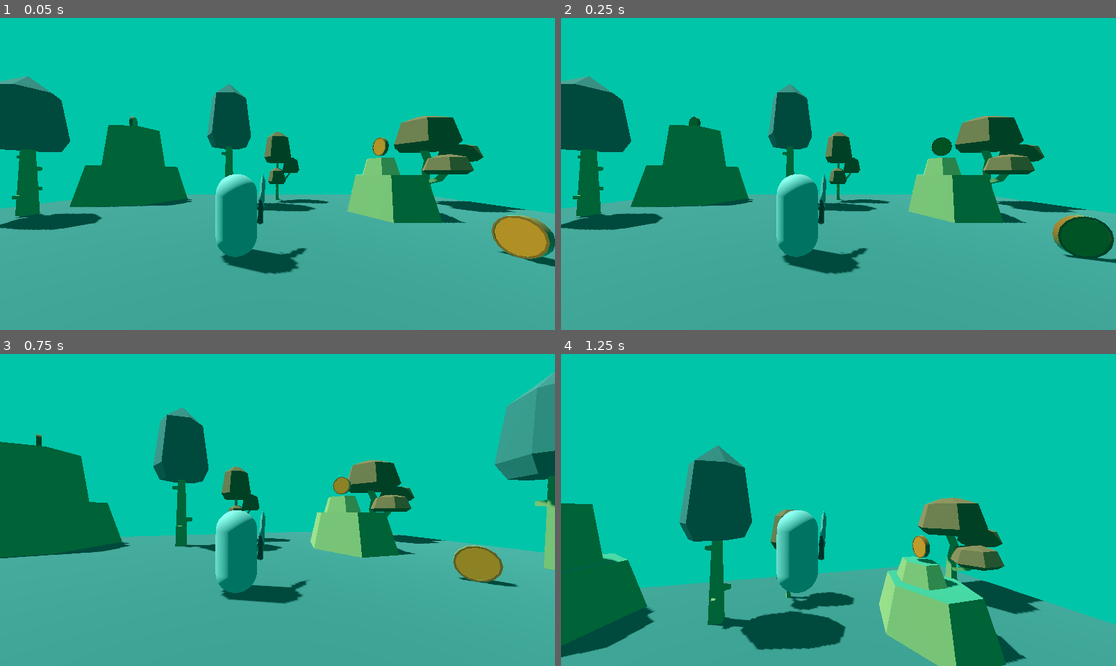
Above: before the commit, frames 1-4 (two rows, left to right).
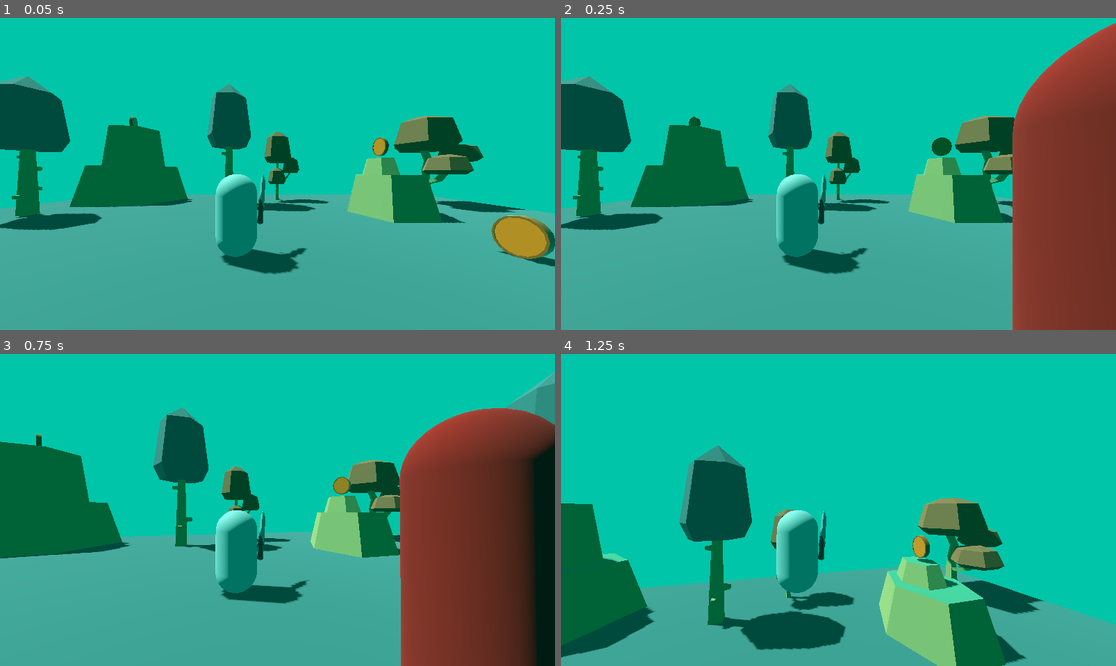
Above: after the commit, the same moments.

Repository: TheJohanLab/Godot3DRPG
Game: Godot game, scene res://main_scene.tscn
Same seed, same stepped clock (60 frames per second), same inputs: the game is played once before the commit and once after it.
Inputs (mouse positions are in pixels of both pictures, inside the frame that each line leads up to):
- Up to frame 1 (0.05 s): no input
- Up to frame 2 (0.25 s): no input
- Up to frame 3 (0.75 s): move the mouse to (305, 510) at 0.52 s; hold Z (move_forward) from 0.53 s (still down)
- Up to frame 4 (1.25 s): keep holding Z (move_forward); tap Space (jump) at 0.77 s

Frame 1 is identical in both runs. In frame 2, 16% of the frame differs, in the area x 81-100%, y 1-100%; in frame 3, 22%, in the area x 71-100%, y 17-100%; in frame 4, nothing differs.

Commit message:
Add enemy

Diff:
--- /dev/null
+++ b/enemy.gd
@@ -0,0 +1,50 @@
+extends CharacterBody3D
+
+var currHp : int = 3
+var maxHp : int = 3
+
+var damage: int = 1
+var attackDist : float = 1.5
+var attackRate: float = 1.0
+
+var moveSpeed: float = 2.5
+
+var vel : Vector3 = Vector3()
+
+@onready var timer = get_node("Timer")
+@onready var player = get_node("/root/MainScene/Player")
+
+func _ready():
+	#set the timer wait time
+	timer.wait_time = attackRate
+	timer.start()
+
+
+func _physics_process(delta):
+	#distance to player
+	var dist = position.distance_to(player.position)
+
+	#chase after the player, if we're outside of the attack
+	if dist > attackDist:
+		#direction between us and the player
+		var dir = (player.position - position).normalized()
+		vel.x = dir.x * moveSpeed
+		vel.y = 0
+		vel.z = dir.z * moveSpeed
+
+		#move towards the player
+		velocity = vel
+		move_and_slide()
+
+#called every "attackRate" seconds
+func _on_timer_timeout():
+	if position.distance_to(player.position) <= attackDist:
+		player.takeDamage(damage)
+
+func takeDamage( damageToTake):
+	currHp -= damageToTake
+	if currHp <= 0:
+		die()
+
+func die():
+	queue_free()
--- /dev/null
+++ b/enemy.tscn
@@ -0,0 +1,27 @@
+[gd_scene load_steps=5 format=3 uid="uid://c8ksp1s2mfnr2"]
+
+[ext_resource type="Script" path="res://enemy.gd" id="1_7pi6c"]
+
+[sub_resource type="StandardMaterial3D" id="StandardMaterial3D_crebl"]
+albedo_color = Color(0.647059, 0.0666667, 0, 1)
+
+[sub_resource type="CapsuleMesh" id="CapsuleMesh_8m3q3"]
+material = SubResource("StandardMaterial3D_crebl")
+height = 3.0
+
+[sub_resource type="CapsuleShape3D" id="CapsuleShape3D_43lor"]
+
+[node name="Enemy" type="CharacterBody3D"]
+script = ExtResource("1_7pi6c")
+
+[node name="Model" type="MeshInstance3D" parent="."]
+transform = Transform3D(1, 0, 0, 0, 1, 0, 0, 0, 1, 0, 1.25, 0)
+mesh = SubResource("CapsuleMesh_8m3q3")
+
+[node name="CollisionShape3D" type="CollisionShape3D" parent="."]
+transform = Transform3D(1, 0, 0, 0, 1, 0, 0, 0, 1, 0, 1.25, 0)
+shape = SubResource("CapsuleShape3D_43lor")
+
+[node name="Timer" type="Timer" parent="."]
+
+[connection signal="timeout" from="Timer" to="." method="_on_timer_timeout"]
--- a/goldCoin.gd
+++ b/goldCoin.gd
@@ -11,6 +11,6 @@
 func _on_body_entered(body):
 
 	if body.name == "Player":
-		body.give_gold(goldToGive)
+		body.giveGold(goldToGive)
 		#Delete the node from the scene
 		queue_free()
--- a/main_scene.tscn
+++ b/main_scene.tscn
@@ -9,6 +9,7 @@
 [ext_resource type="Shader" path="res://skyShader.gdshader" id="7_cafvc"]
 [ext_resource type="PackedScene" uid="uid://dhqlkkqai6lw4" path="res://player.tscn" id="8_qtub0"]
 [ext_resource type="PackedScene" uid="uid://bbh0pm3ce11eu" path="res://gold_coin.tscn" id="9_c4fgm"]
+[ext_resource type="PackedScene" uid="uid://c8ksp1s2mfnr2" path="res://enemy.tscn" id="10_e7waf"]
 
 [sub_resource type="ConcavePolygonShape3D" id="ConcavePolygonShape3D_454yf"]
 data = PackedVector3Array(0, 0, 0, 3, 0.3, 0, 3, 0, 0, 3, 0.3, 0, 0, 0, 0, 0, 0.3, 0, 0, 0.3, -3, 3, 0.3, 0, 0, 0.3, 0, …(284 unchanged characters)…
@@ -256,3 +257,6 @@
 
 [node name="GoldCoin2" parent="." instance=ExtResource("9_c4fgm")]
 transform = Transform3D(1, 0, 0, 0, 1, 0, 0, 0, 1, -6.84847, 0.802349, -0.112022)
+
+[node name="Enemy" parent="." instance=ExtResource("10_e7waf")]
+transform = Transform3D(1, 0, 0, 0, 1, 0, 0, 0, 1, -2.82539, 0.300049, -4.55307)
--- a/player.gd
+++ b/player.gd
@@ -53,6 +53,13 @@
 	velocity = vel
 	move_and_slide()
 
+func giveGold(amount):
+	gold += amount
 
-func give_gold(amount):
-	gold += amount
+func takeDamage( damageToTake):
+	currHp -= damageToTake
+	if currHp <= 0:
+		die()
+
+func die():
+	get_tree().reload_current_scene()
Not shown: 1 places in main_scene.tscn that only renumber resources
